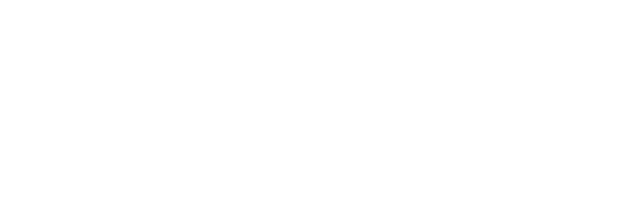
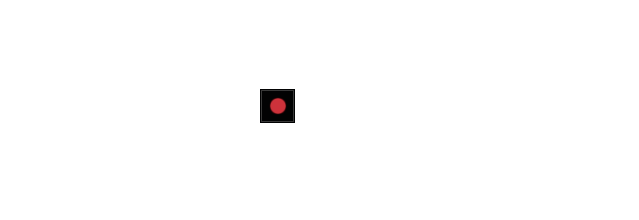
Two versions of the same layered image (639x220). Layer-by-layer changes:
added layer "REC" in group "oper" over [260, 89, 295, 123]
